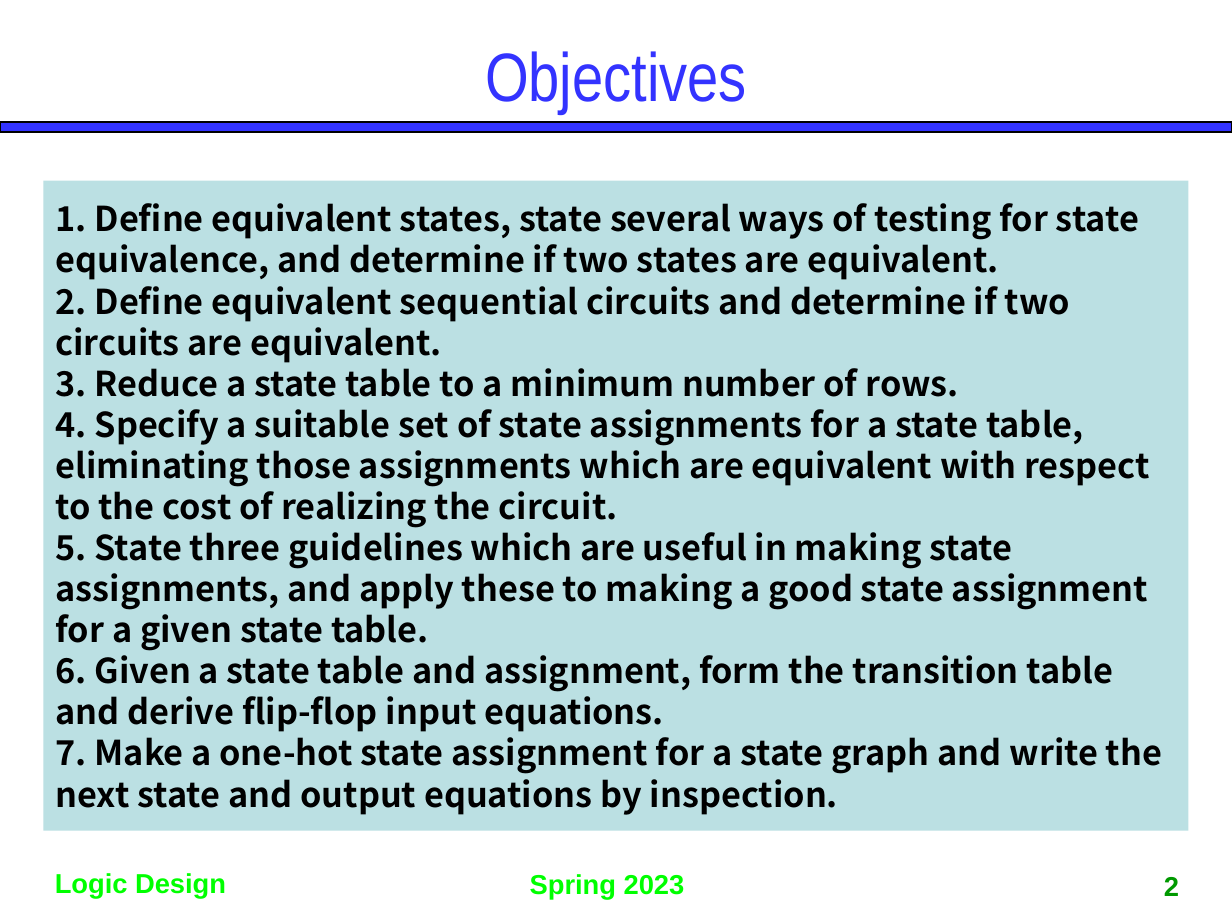
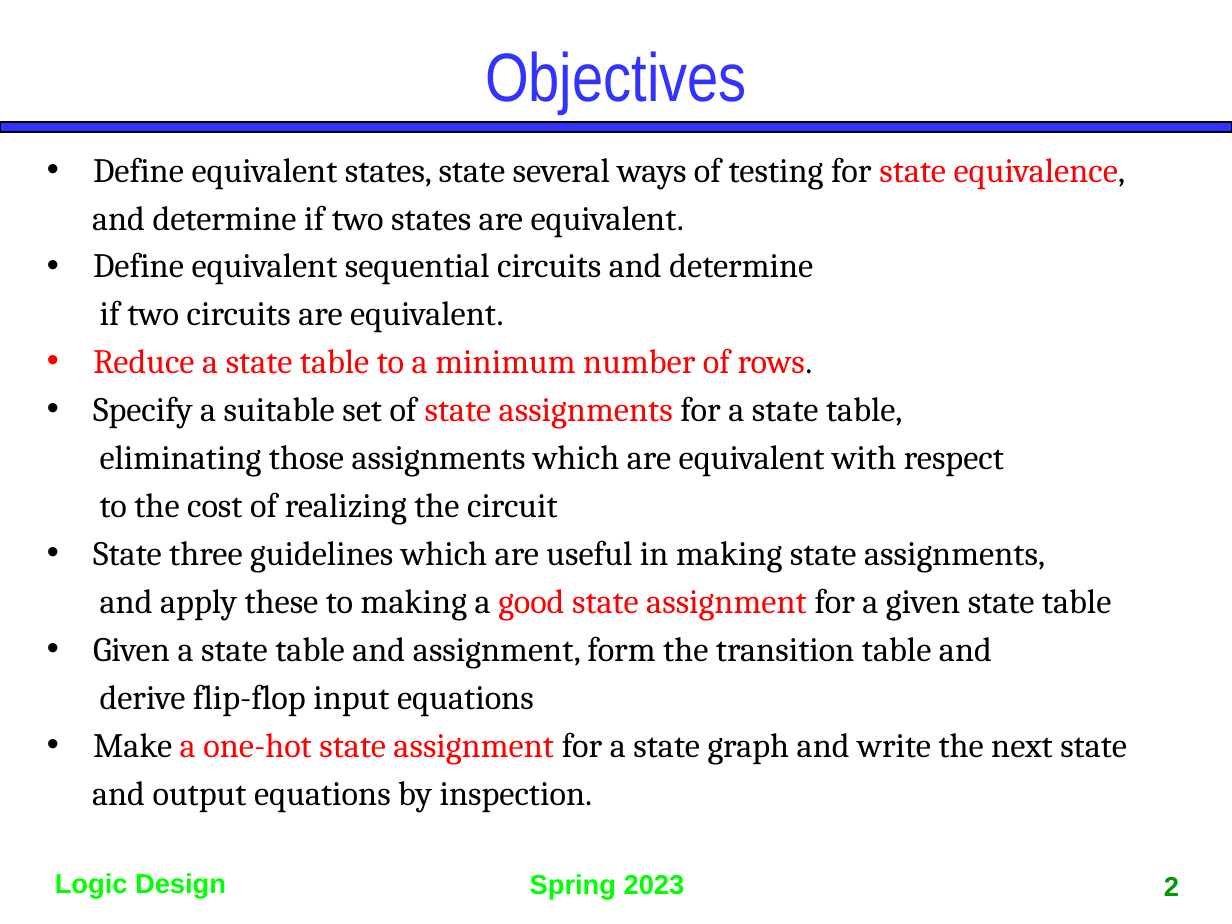
Before and after one commit to gdlee412/Logic-Circuits, a slide deck: slide 2 of 자료/Ch15. Reduction of State Tables and State Assignment.pptx. Drawn at 1232x924 pixels with LibreOffice and Linux fonts; fonts in the diff are those of the drawing. Boxes give left, top, right and bottom in pixels: in the first picture for what was removed or moved away, otherwise in the second. Text is boxed around its words. In the diff, an @@ line names an element or a change of style, - is before the commit and + after.

```diff
--- a/자료/Ch15. Reduction of State Tables and State Assignment.pptx
+++ b/자료/Ch15. Reduction of State Tables and State Assignment.pptx
@@ text "Define equivalent states, state several ...": place and size @@
-text "Define equivalent states, state several ..." at bbox=[43, 181, 1188, 832]
+text "Define equivalent states, state several ..." at bbox=[92, 157, 1127, 813]
@@ text "Define equivalent states, state several ..." at bbox=[92, 157, 1127, 813]: vertical alignment middle to top; fill #BBE0E3 to none @@
@@ text at bbox=[92, 157, 1127, 813]: text changed; font Noto Sans CJK KR to Cambria; bold off @@
-1. Define equivalent states, state several ways of testing for state equivalence, and determine if two states are equivalent.
-2. Define equivalent sequential circuits and determine if two circuits are equivalent.
-3. Reduce a state table to a minimum number of rows.
-4. Specify a suitable set of state assignments for a state table, eliminating those assignments which are equivalent with respect to the cost of realizing the circuit.
-5. State three guidelines which are useful in making state assignments, and apply these to making a good state assignment for a given state table.
-6. Given a state table and assignment, form the transition table and derive flip-flop input equations.
-7. Make a one-hot state assignment for a state graph and write the next state and output equations by inspection.
+• Define equivalent states, state several ways of testing for state equivalence,
+and determine if two states are equivalent.
+• Define equivalent sequential circuits and determine
+if two circuits are equivalent.
+• Reduce a state table to a minimum number of rows.
+• Specify a suitable set of state assignments for a state table,
+eliminating those assignments which are equivalent with respect
+to the cost of realizing the circuit
+• State three guidelines which are useful in making state assignments,
+and apply these to making a good state assignment for a given state table
+• Given a state table and assignment, form the transition table and
+derive flip-flop input equations
+• Make a one-hot state assignment for a state graph and write the next state
+and output equations by inspection.
```
Also in this commit, not shown: 20 other slides changed, 20 slides added, 3 slides removed.
